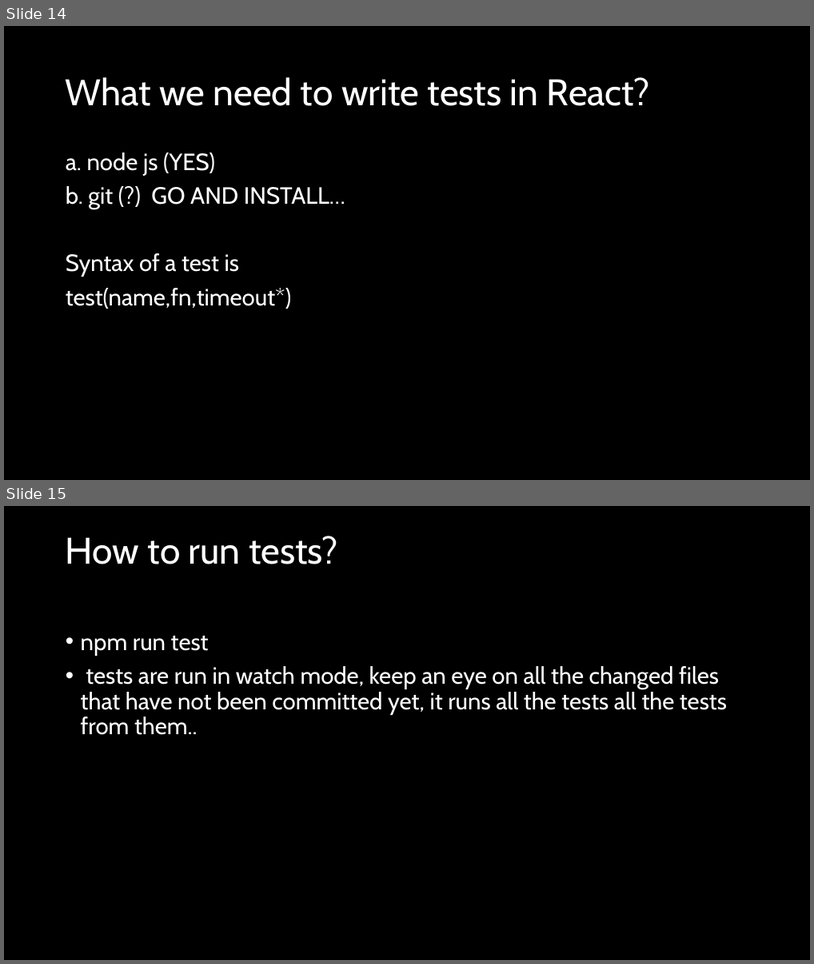
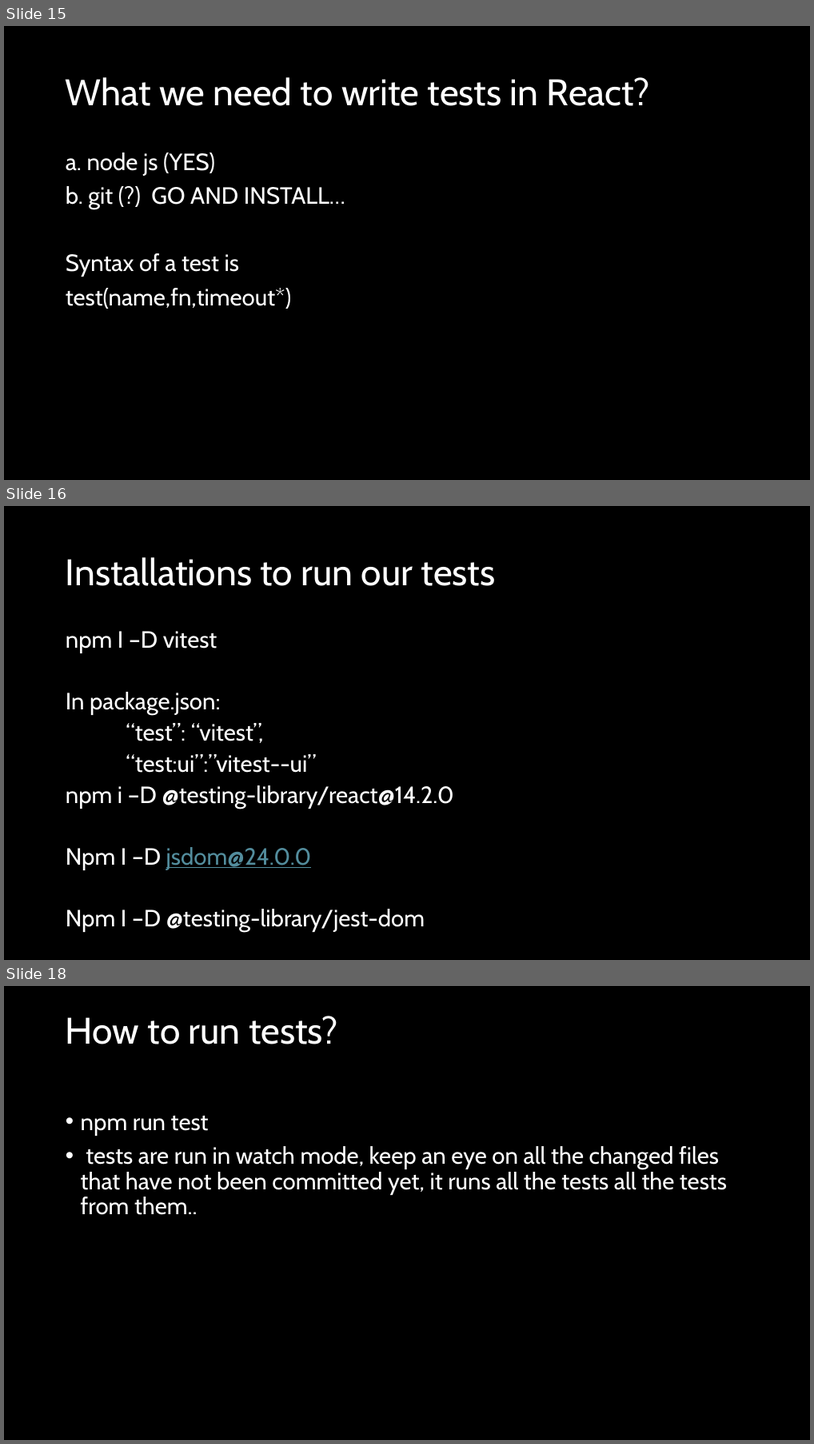
Before and after one commit to natiquekeyin/fall2024, a slide deck: JavaScript/Week12/Week12.pptx. Shown one above the other, each under a label of ours: slides 14 and 15 before the commit, slides 15, 16 and 18 after it; the slides between them are not shown. The pictures are 814x964 and 814x1444 pixels, drawn with LibreOffice and Linux fonts; fonts in the diff are those of the drawing. Boxes give left, top, right and bottom in pixels: in the first picture for what was removed or moved away, otherwise in the second. Text is boxed around its words. In the diff, an @@ line names an element or a change of style, - is before the commit and + after.

Commit message:
vitest

```diff
--- a/JavaScript/Week12/Week12.pptx
+++ b/JavaScript/Week12/Week12.pptx
@@ slide 16 added at box(4, 506, 810, 960), background #000000 @@
@@ title added at box(66, 557, 496, 586), 44 pt, text #FFFFFF @@
+Installations to run our tests
@@ text added at box(66, 631, 454, 932), 28 pt, text #FFFFFF @@
+npm I –D vitest
+In package.json:
+“test”: “vitest”,
+“test:ui”:”vitest--ui”
+npm i –D @testing-library/react@14.2.0
+Npm I –D jsdom@24.0.0
+Npm I –D @testing-library/jest-dom
@@ what was slide 14 is now slide 15 @@
@@ what was slide 15 is now slide 18 @@
```
Also in this commit, not shown: 2 other slides added, 20 other files.
